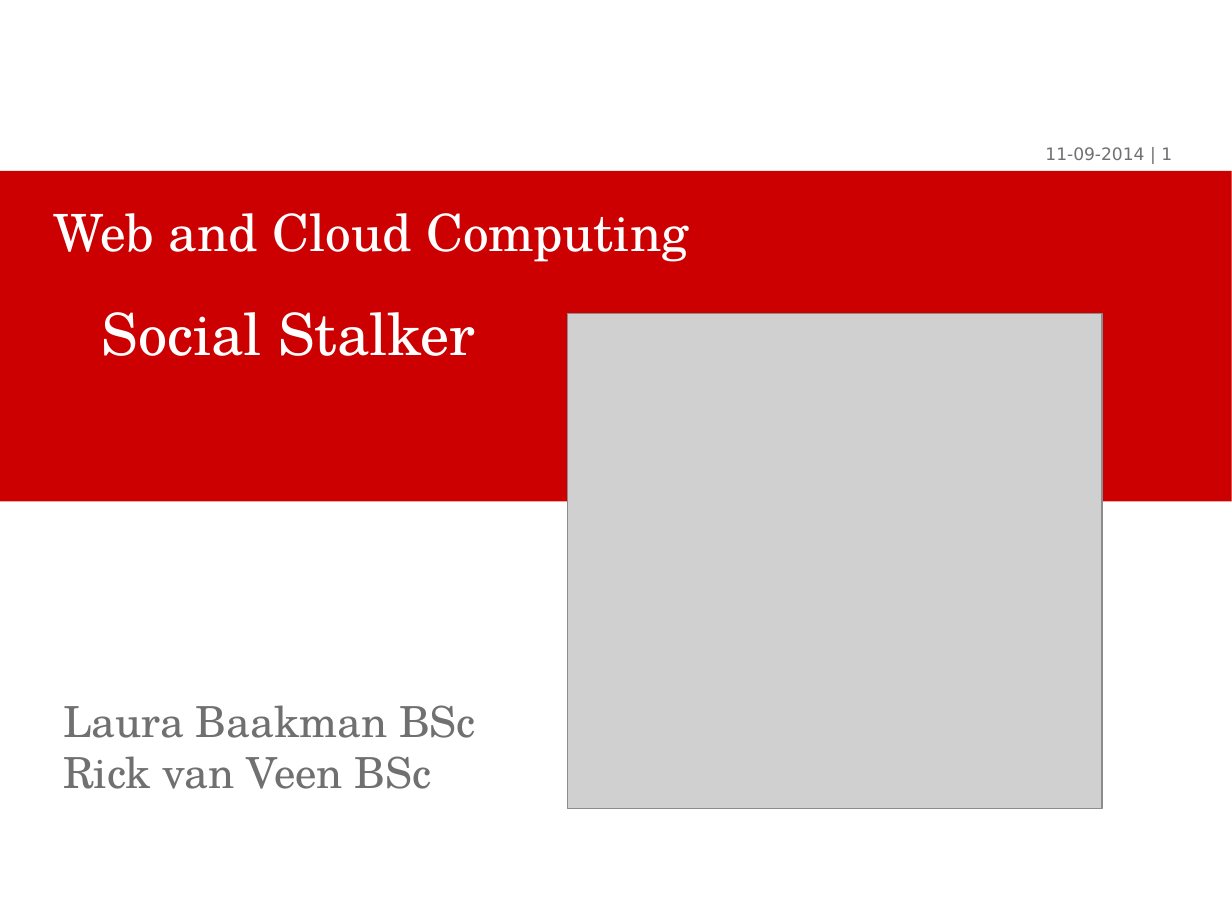
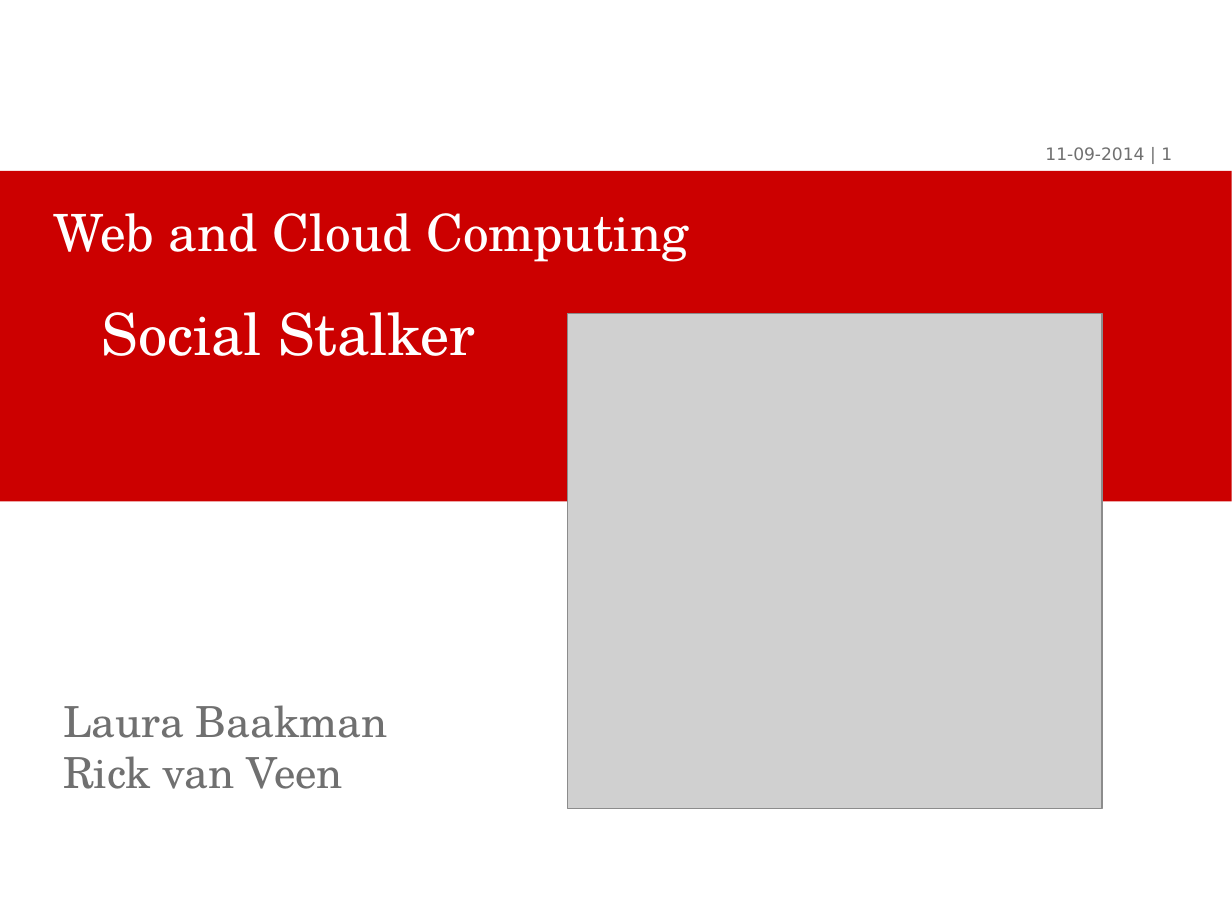
Before and after one commit to lauraBaakman/WACC-stalker, a slide deck: slide 1 of presentatie/WACC-Stalker.ppt. Drawn at 1232x924 pixels with LibreOffice and Linux fonts; fonts in the diff are those of the drawing; grey boxes stand for pictures; background and template pictures are left out. Boxes give left, top, right and bottom in pixels: in the first picture for what was removed or moved away, otherwise in the second. Text is boxed around its words. In the diff, an @@ line names an element or a change of style, - is before the commit and + after.

```diff
--- a/presentatie/WACC-Stalker.ppt
+++ b/presentatie/WACC-Stalker.ppt
@@ text at box(63, 705, 388, 789): text changed @@
-Laura Baakman BSc
-Rick van Veen BSc
+Laura Baakman
+Rick van Veen
```
Also in this commit, not shown: 2 other slides changed, 2 slides removed.
